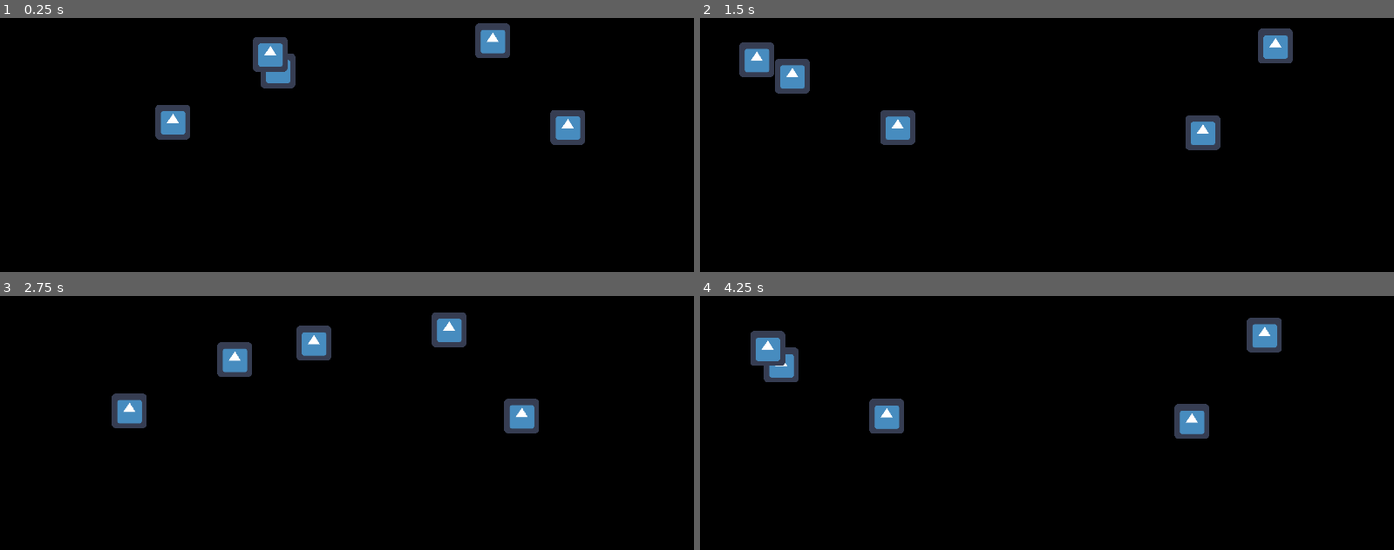
Above: before the commit, frames 1-4 (two rows, left to right).
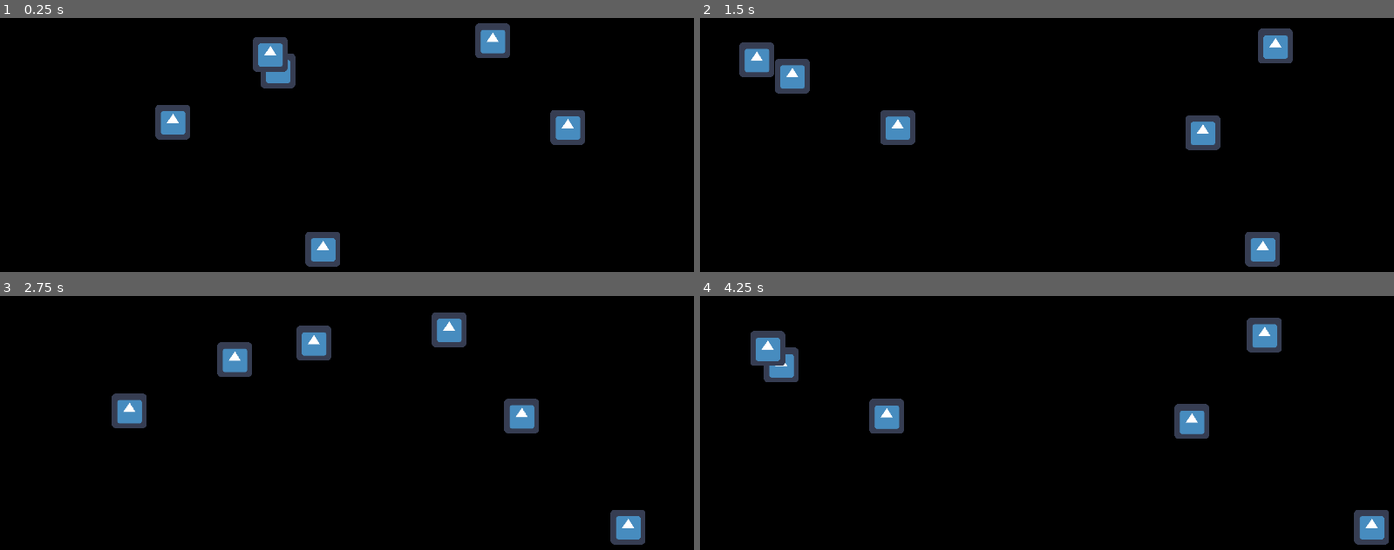
Above: after the commit, the same moments.

Repository: sacrificerXY/parallel-invaders
Game: Godot game, scene res://World.tscn
Same seed, same stepped clock (60 frames per second), same inputs: the game is played once before the commit and once after it. The engine's default icon, where the game draws it, is replaced by a stand-in: a white triangle on a blue panel in a dark square.
Inputs:
- Up to frame 1 (0.25 s): no input
- Up to frame 2 (1.5 s): hold D (move_right, bound only after the commit) 0.53-1.28 s; hold A (move_left, bound only after the commit) from 1.28 s (still down)
- Up to frame 3 (2.75 s): release A (move_left, bound only after the commit) at 2.03 s; hold D (move_right, bound only after the commit) from 2.03 s (still down)
- Up to frame 4 (4.25 s): release D (move_right, bound only after the commit) at 3.53 s; hold A (move_left, bound only after the commit) from 3.53 s (still down)

The runs differ from the first frame. In frame 1, 0.7% of the frame differs, in the area x 43-49%, y 84-98%; in frame 2, 0.7%; in frame 3, 0.7%; in frame 4, 0.7%.

Commit message:
add player movement

Diff:
--- /dev/null
+++ b/Player.gd
@@ -0,0 +1,25 @@
+extends Area2D
+
+
+# Declare member variables here. Examples:
+# var a = 2
+# var b = "text"
+
+
+# Called when the node enters the scene tree for the first time.
+func _ready():
+	pass # Replace with function body.
+
+
+func _process(delta):
+	var h := 0
+	if Input.is_action_pressed('move_left'):
+		h -= 1
+	if Input.is_action_pressed('move_right'):
+		h += 1
+	position.x += h * 800 * delta
+
+
+# Called every frame. 'delta' is the elapsed time since the previous frame.
+#func _process(delta):
+#	pass
--- a/Player.tscn
+++ b/Player.tscn
@@ -1,10 +1,12 @@
-[gd_scene load_steps=3 format=2]
+[gd_scene load_steps=4 format=2]
 
 [ext_resource path="res://icon.png" type="Texture" id=1]
+[ext_resource path="res://Player.gd" type="Script" id=2]
 
 [sub_resource type="RectangleShape2D" id=1]
 
 [node name="Player" type="Area2D"]
+script = ExtResource( 2 )
 
 [node name="CollisionShape2D" type="CollisionShape2D" parent="."]
 shape = SubResource( 1 )
--- a/World.tscn
+++ b/World.tscn
@@ -1,7 +1,8 @@
-[gd_scene load_steps=4 format=2]
+[gd_scene load_steps=5 format=2]
 
 [ext_resource path="res://World.gd" type="Script" id=1]
 [ext_resource path="res://Ship.tscn" type="PackedScene" id=2]
+[ext_resource path="res://Player.tscn" type="PackedScene" id=3]
 
 [sub_resource type="RectangleShape2D" id=1]
 extents = Vector2( 26.5796, 220.307 )
@@ -56,3 +57,6 @@
 [node name="LeftWorld" type="Node" parent="."]
 
 [node name="RightWorld" type="Node" parent="."]
+
+[node name="Player" parent="." instance=ExtResource( 3 )]
+position = Vector2( 592.669, 583.325 )
--- a/project.godot
+++ b/project.godot
@@ -22,6 +22,19 @@
 window/stretch/mode="2d"
 window/stretch/aspect="keep"
 
+[input]
+
+move_left={
+"deadzone": 0.5,
+"events": [ Object(InputEventKey,"resource_local_to_scene":false,"resource_name":"","device":0,"alt":false,"shift":false,"control":false,"meta":false,"command":false,"pressed":false,"scancode":65,"unicode":0,"echo":false,"script":null)
+ ]
+}
+move_right={
+"deadzone": 0.5,
+"events": [ Object(InputEventKey,"resource_local_to_scene":false,"resource_name":"","device":0,"alt":false,"shift":false,"control":false,"meta":false,"command":false,"pressed":false,"scancode":68,"unicode":0,"echo":false,"script":null)
+ ]
+}
+
 [layer_names]
 
 2d_physics/layer_2="bouncer"
